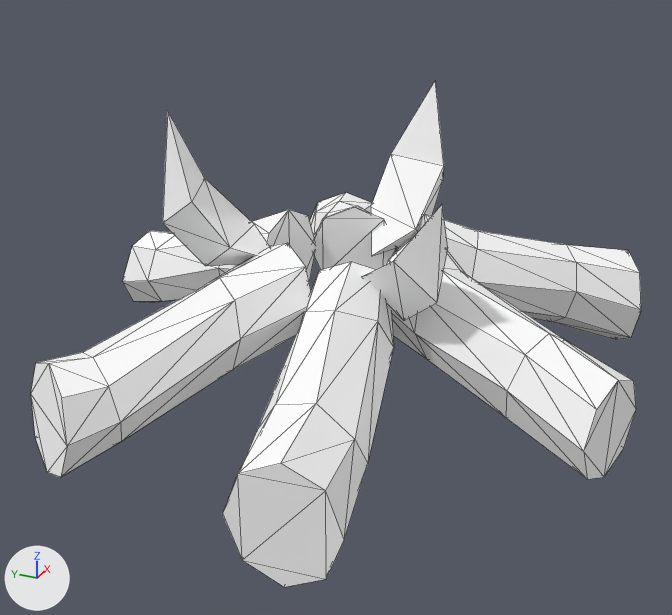
Renders of the OBJ model assets/models/camp/campfire_base.obj from each side of a commit.
The view is the same before and after, from a camera (50 mm lens) standing at (-2.169, -0.93, 1.313) and looking at (-0.123, -0.009, 0.29). Lighting does not change. The marker at lower left points along +X, +Y and +Z. The first picture is the older version. Mesh edges are drawn as thin lines. Where no turn or scale is listed for an object, it has been applied to the vertices. Vertices at exactly the same position are counted once.

In view in the first picture: 'campfire_base'.
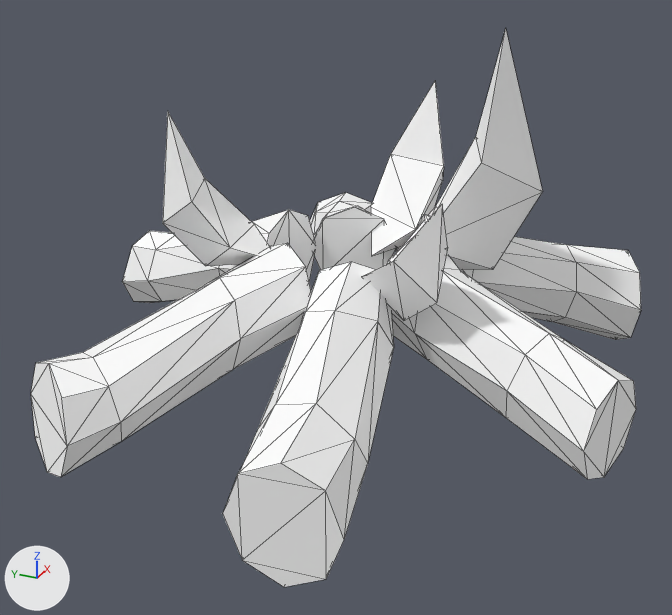
Where the change shows, as pixel boxes (x1, y1, x2, y2) in the pictures (672 x 615 px):
'campfire_base', reshaped (10% taller)
    before: (31, 81, 641, 587)
    after: (31, 29, 641, 587)
part 1 of me_campfire_base, added
    after: (400, 29, 543, 270)

What changed in the scene script:
```text
Change me_campfire_base:
    used by ob_campfire_base; location = (0.0, 0.0, 0.0)
    remove me_campfire_base.from_pydata(...)  # 216 vertices, 396 faces; spans x -0.86..0.81, y -0.79..0.79, z 0.0..0.81
    add me_campfire_base.from_pydata(...)  # 224 vertices, 408 faces; spans x -0.86..0.81, y -0.79..0.79, z 0.0..0.99
    me_campfire_base part 1: the loose piece of 8 vertices spanning x 0.15..0.45, y -0.15..0.06, z 0.34..0.81 is copied, and the copy is multiplied about its middle by the matrix ((0.877, 1.039, -0.035), (-1.036, 0.877, 0.075), (0.08, -0.022, 1.357)), then moved by (-0.16, -0.2, 0.09); it spans x -0.03..0.29, y -0.46..-0.06, z 0.33..0.99
```
